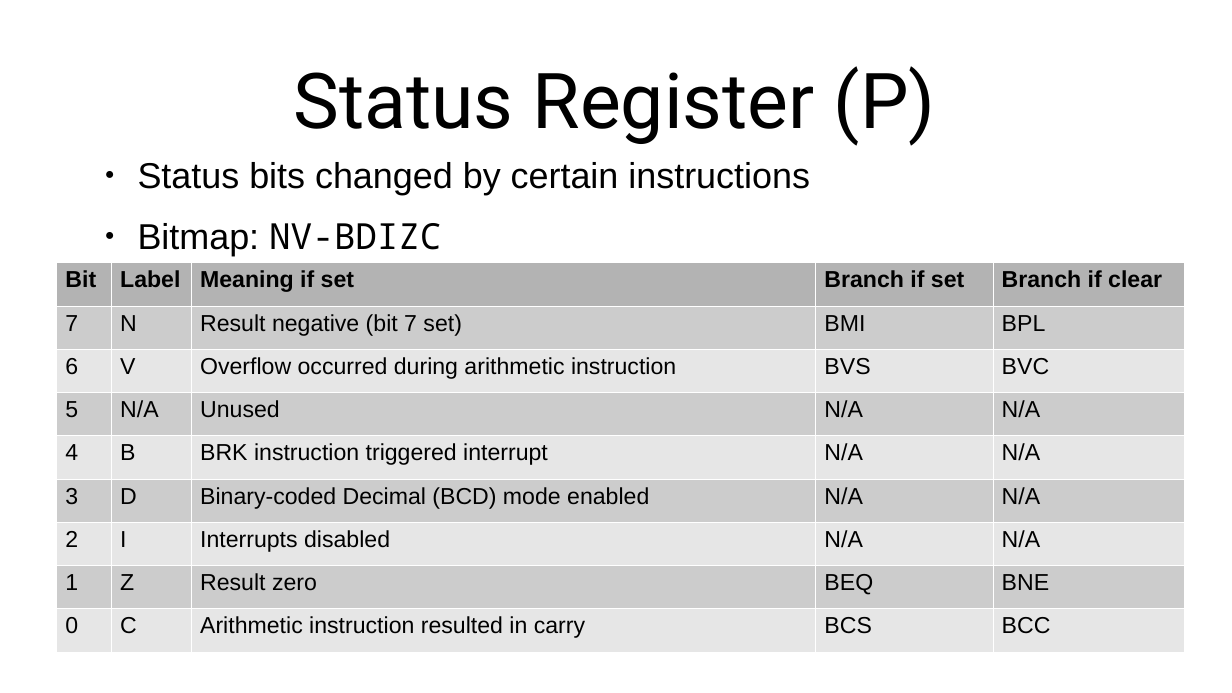
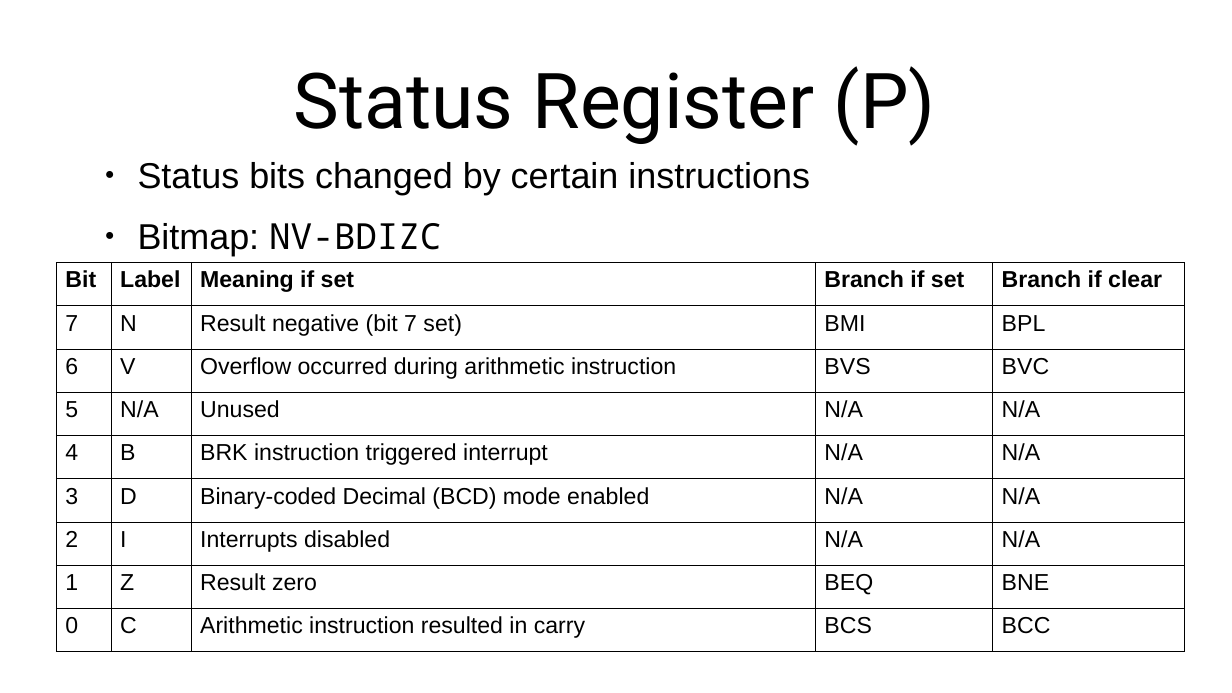
Before and after one commit to SlithyMatt/x16-assembly-tutorial, a slide deck: slide 5 of Lesson3/Lesson3.odp. Drawn at 1232x693 pixels with LibreOffice and Linux fonts; fonts in the diff are those of the drawing. Boxes give left, top, right and bottom in pixels: in the first picture for what was removed or moved away, otherwise in the second. Text is boxed around its words. In the diff, an @@ line names an element or a change of style, - is before the commit and + after.

```diff
--- a/Lesson3/Lesson3.odp
+++ b/Lesson3/Lesson3.odp
@@ table at box(56, 262, 1185, 652) @@
@@ fill #B3B3B3 to none in row 1 @@
@@ fill #CCCCCC to none in 20 cells @@
@@ fill #E6E6E6 to none in 20 cells @@
@@ borders changed @@
```
Also in this commit, not shown: 2 other slides changed, 1 slide added.
